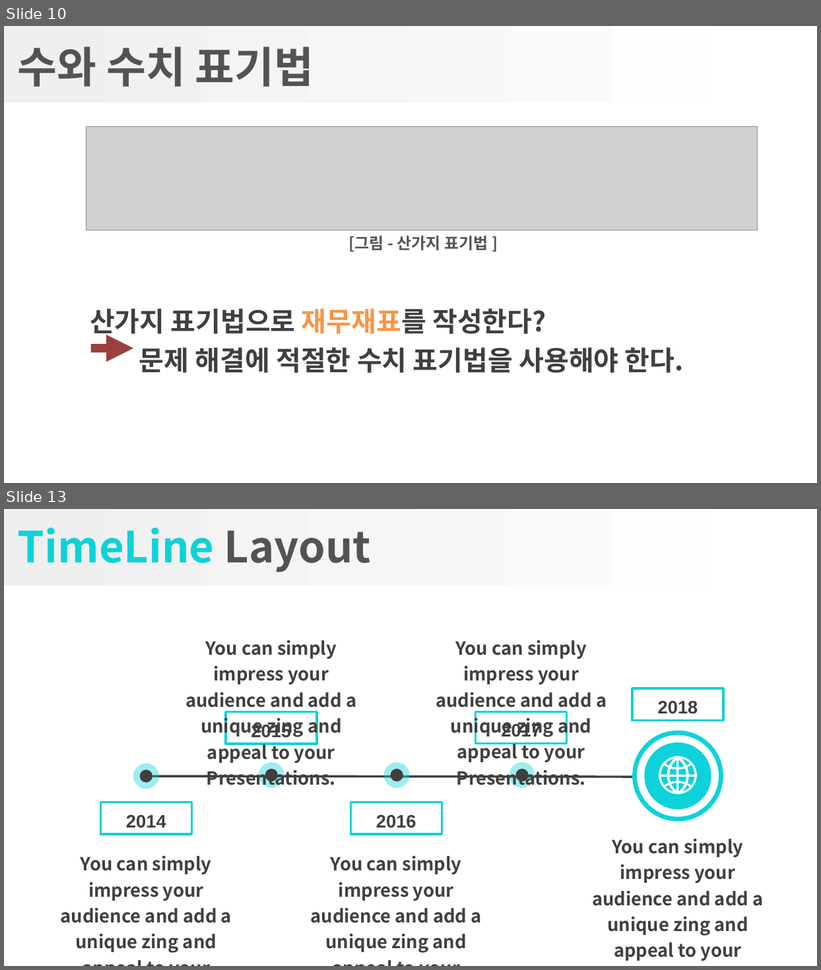
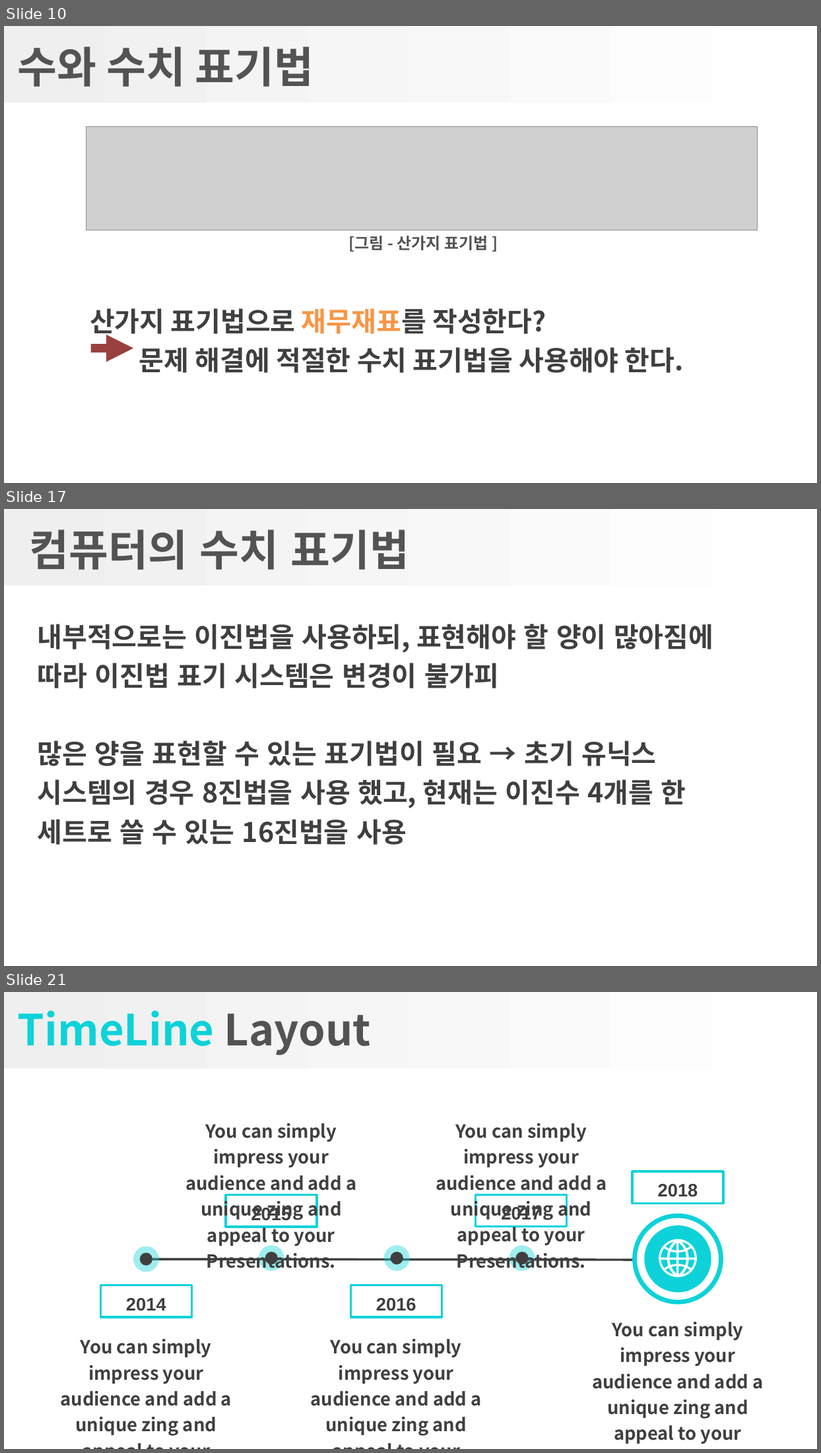
Before and after one commit to gatherKnowledge/Presentation, a slide deck: GreatCode/1-2장_수치표기법 복사본.pptx. Shown one above the other, each under a label of ours: slides 10 and 13 before the commit, slides 10, 17 and 21 after it; the slides between them are not shown. The pictures are 821x970 and 821x1453 pixels, drawn with LibreOffice and Linux fonts; fonts in the diff are those of the drawing; grey boxes stand for pictures; background and template pictures are left out. Boxes give left, top, right and bottom in pixels: in the first picture for what was removed or moved away, otherwise in the second. Text is boxed around its words. In the diff, an @@ line names an element or a change of style, - is before the commit and + after.

```diff
--- a/GreatCode/1-2장_수치표기법 복사본.pptx
+++ b/GreatCode/1-2장_수치표기법 복사본.pptx
@@ slide 17 added at (x1=4, y1=509, x2=817, y2=966), background #FFFFFF; not listed: 1 template element that a slide beside it also shows @@
@@ title added at (x1=30, y1=529, x2=409, y2=570), 38 pt, text #535353, bold @@
+컴퓨터의 수치 표기법
@@ text added at (x1=37, y1=624, x2=714, y2=845), 24 pt, text #3F3F3F, bold @@
+내부적으로는 이진법을 사용하되, 표현해야 할 양이 많아짐에 따라 이진법 표기 시스템은 변경이 불가피
+많은 양을 표현할 수 있는 표기법이 필요 → 초기 유닉스 시스템의 경우 8진법을 사용 했고, 현재는 이진수 4개를 한 세트로 쓸 수 있는 16진법을 사용
@@ what was slide 13 is now slide 21 @@
```
Also in this commit, not shown: 11 slides changed, 8 other slides added, 1 slide removed, 1 other file.
